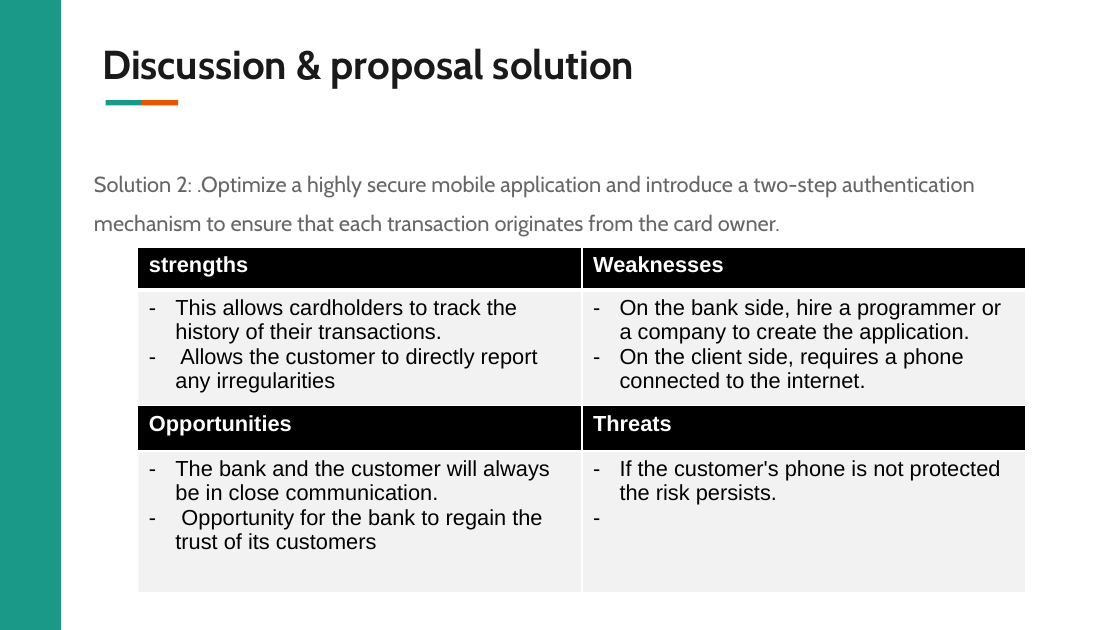
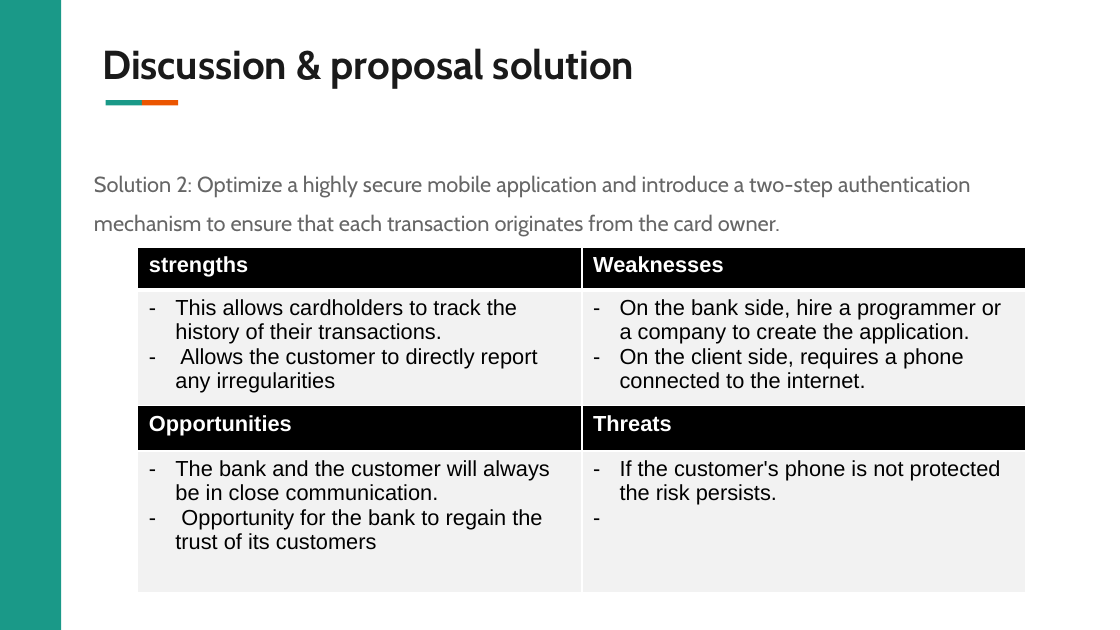
Before and after one commit to VIP509/Business-Intelligence-Project, a slide deck: slide 18 of BI Project Presentation .pptx. Drawn at 1120x630 pixels with LibreOffice and Linux fonts; fonts in the diff are those of the drawing; background and template pictures are left out. Boxes give left, top, right and bottom in pixels: in the first picture for what was removed or moved away, otherwise in the second. Text is boxed around its words. In the diff, an @@ line names an element or a change of style, - is before the commit and + after.

Commit message:
Updated Powerpoint

```diff
--- a/BI Project Presentation .pptx
+++ b/BI Project Presentation .pptx
@@ text at (94, 175, 971, 237): text changed @@
-Solution 2: .Optimize a highly secure mobile application and introduce a two-step authentication mechanism to ensure that each transaction originates from the card owner.
+Solution 2: Optimize a highly secure mobile application and introduce a two-step authentication mechanism to ensure that each transaction originates from the card owner.
```
Also in this commit, not shown: 2 other slides changed.
